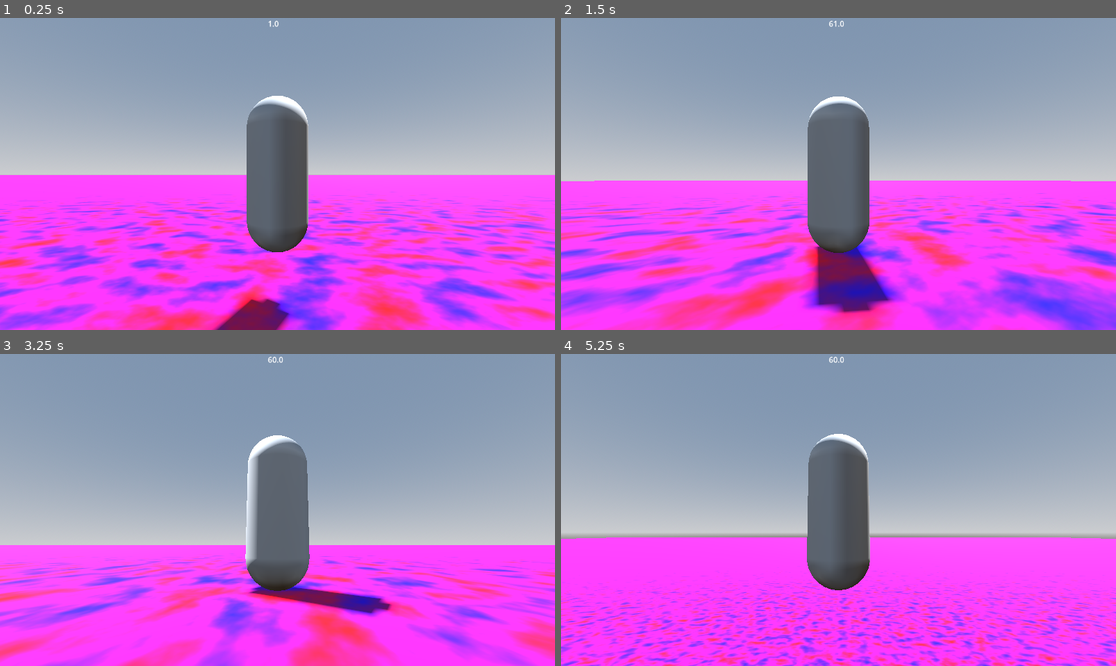
Above: before the commit, frames 1-4 (two rows, left to right).
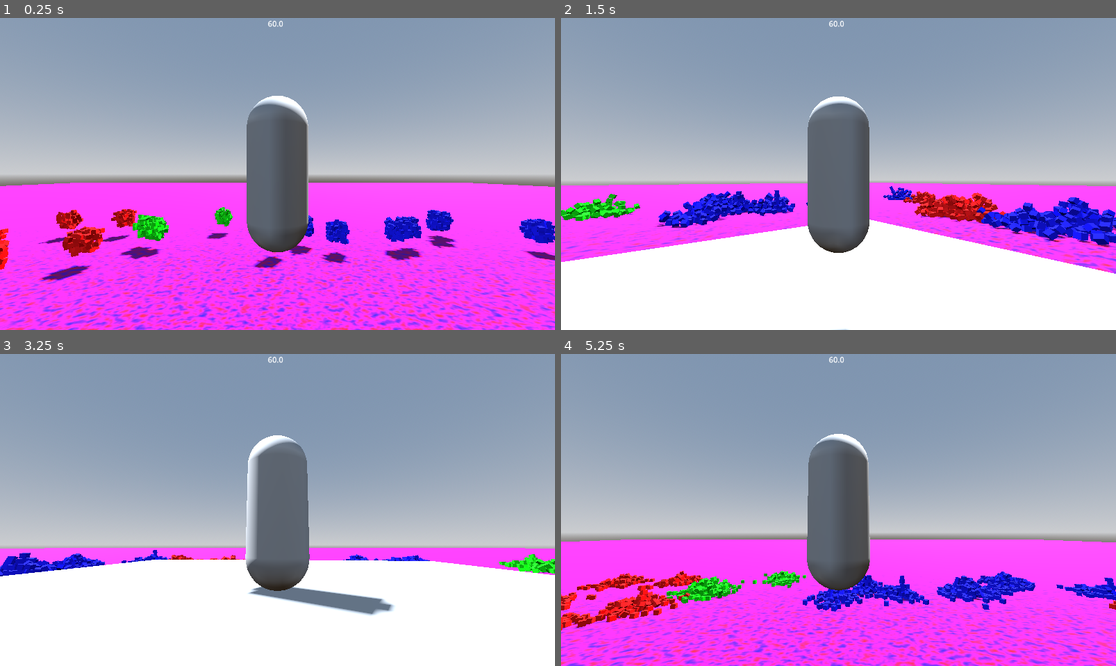
Above: after the commit, the same moments.

Repository: Jagdoggo/Trash-Mtash
Game: Godot game, scene res://world.tscn
Same seed, same stepped clock (60 frames per second), same inputs: the game is played once before the commit and once after it.
Inputs (mouse positions are in pixels of both pictures, inside the frame that each line leads up to):
- Up to frame 1 (0.25 s): no input
- Up to frame 2 (1.5 s): move the mouse to (866, 174) at 0.52 s; hold G (change active group left) from 0.53 s (still down); tap B (build) at 0.6, 1.35 s; tap Space (jump) at 0.77 s; move the mouse to (810, 174) at 1.27 s
- Up to frame 3 (3.25 s): keep holding G (change active group left); tap Space (jump) at 1.52, 3.02 s; move the mouse to (288, 503) at 2.02 s; tap F (build part) at 2.1 s; tap B (build) at 2.3, 3.05 s; tap Enter at 2.75 s; move the mouse to (271, 516) at 2.77 s; tap Y (delete part) at 2.85 s
- Up to frame 4 (5.25 s): keep holding G (change active group left); tap N (reset parent) at 3.5, 4.25 s; move the mouse to (877, 513) at 3.52 s; tap V (drive) at 3.6 s; tap Space (jump) at 3.77, 4.52 s; tap B (build) at 3.8, 4.55 s; move the mouse to (794, 506) at 4.27 s; tap Down (rotate +x) at 4.35 s; move the mouse to (844, 510) at 5.02 s; tap Right (rotate +y) at 5.1 s

The runs differ from the first frame. In frame 1, 28% of the frame differs, in the area x 0-100%, y 0-100%; in frame 2, 37%; in frame 3, 34%; in frame 4, 18%.

Commit message:
Add dynamic chunked world & spawn system
Implement chunk-based loading and procedural trash spawning: refactor world.gd to track player chunk, load/unload chunks around the player, and spawn deterministic piles using a seeded RNG (get_chunk, update_chunks, spawn_chunk, despawn_chunk). Update exported parameters for chunk sizing and pile/trash counts. Add node_3d.tscn as a scene composed of environment, light, ground, sample rigidbodies, and instances of Mtash Man and Builder to exercise the new world logic. Adjust world.tscn to wire the player NodePath, tune spawn parameters, add a Recycling Centre static body, and set initial transforms.

Other changes: set default trash_type_id and force Trash instances to start sleeping in trash.gd; clean up frame_trash.tscn by removing an unused PackedScene ext_resource and using a direct MeshInstance3D; update builder.tscn part_limits values. These changes centralize spawning for performance and predictable content placement across runs.

Diff:
--- a/builder.tscn
+++ b/builder.tscn
@@ -43,7 +43,7 @@
 [node name="Builder" type="Node3D" unique_id=667126995]
 script = ExtResource("1_h1ki1")
 blocks = Array[PackedScene]([ExtResource("3_nebbf"), ExtResource("4_h00wr"), ExtResource("5_ucbhk"), ExtResource("5_gtodl"), ExtResource("6_3uvuy"), ExtResource("7_u3nas"), ExtResource("8_ewt2b"), ExtResource("9_ewt2b")])
-part_limits = Array[int]([0, 0, 0, 0, 0, 0, 0, 0])
+part_limits = Array[int]([4, 2, 2, 0, 1, 0, 0, 0])
 
 [node name="Preview" parent="." unique_id=204736288 instance=ExtResource("2_clihi")]
 
--- a/frame_trash.tscn
+++ b/frame_trash.tscn
@@ -1,7 +1,6 @@
 [gd_scene format=3 uid="uid://bg0x6m674qnxw"]
 
 [ext_resource type="Script" uid="uid://bir5gp237tf4i" path="res://trash.gd" id="1_l5j2p"]
-[ext_resource type="PackedScene" uid="uid://dqaf5c58rafyi" path="res://storage.tscn" id="2_5k538"]
 
 [sub_resource type="BoxShape3D" id="BoxShape3D_a0tk4"]
 size = Vector3(0.5, 0.5, 0.5)
@@ -20,5 +19,5 @@
 [node name="CollisionShape3D" type="CollisionShape3D" parent="." unique_id=478887948]
 shape = SubResource("BoxShape3D_a0tk4")
 
-[node name="MeshInstance3D" parent="." unique_id=1978782143 instance=ExtResource("2_5k538")]
+[node name="MeshInstance3D" type="MeshInstance3D" parent="." unique_id=1978782143]
 mesh = SubResource("BoxMesh_4b83a")
--- /dev/null
+++ b/node_3d.tscn
@@ -0,0 +1,108 @@
+[gd_scene format=3 uid="uid://3x5qaab24r7r"]
+
+[ext_resource type="PackedScene" uid="uid://ckkoffyeupk5j" path="res://mtash_man.tscn" id="1_a202f"]
+[ext_resource type="PackedScene" uid="uid://r86ooiu7b0fl" path="res://builder.tscn" id="2_noarx"]
+
+[sub_resource type="ProceduralSkyMaterial" id="ProceduralSkyMaterial_4xowi"]
+sky_horizon_color = Color(0.66224277, 0.6717428, 0.6867428, 1)
+ground_horizon_color = Color(0.66224277, 0.6717428, 0.6867428, 1)
+
+[sub_resource type="Sky" id="Sky_a202f"]
+sky_material = SubResource("ProceduralSkyMaterial_4xowi")
+
+[sub_resource type="Environment" id="Environment_noarx"]
+background_mode = 2
+sky = SubResource("Sky_a202f")
+tonemap_mode = 2
+
+[sub_resource type="Gradient" id="Gradient_noarx"]
+colors = PackedColorArray(1, 0, 0, 1, 0, 0, 1, 1)
+
+[sub_resource type="FastNoiseLite" id="FastNoiseLite_a0tk4"]
+frequency = 0.0225
+
+[sub_resource type="NoiseTexture2D" id="NoiseTexture2D_r3fl7"]
+width = 1024
+height = 1024
+noise = SubResource("FastNoiseLite_a0tk4")
+color_ramp = SubResource("Gradient_noarx")
+seamless = true
+
+[sub_resource type="StandardMaterial3D" id="StandardMaterial3D_jka67"]
+albedo_texture = SubResource("NoiseTexture2D_r3fl7")
+uv1_scale = Vector3(64, 64, 64)
+
+[sub_resource type="BoxMesh" id="BoxMesh_i5arm"]
+material = SubResource("StandardMaterial3D_jka67")
+size = Vector3(500, 1, 500)
+
+[sub_resource type="BoxShape3D" id="BoxShape3D_wc5p8"]
+size = Vector3(500, 1, 500)
+
+[sub_resource type="BoxMesh" id="BoxMesh_noarx"]
+size = Vector3(0.5, 0.5, 0.5)
+
+[sub_resource type="BoxShape3D" id="BoxShape3D_a0tk4"]
+size = Vector3(0.5, 0.5, 0.5)
+
+[node name="Node3D" type="Node3D" unique_id=1951610600]
+
+[node name="WorldEnvironment" type="WorldEnvironment" parent="." unique_id=1862191061]
+environment = SubResource("Environment_noarx")
+
+[node name="DirectionalLight3D" type="DirectionalLight3D" parent="." unique_id=1796173950]
+transform = Transform3D(-0.8660254, -0.43301278, 0.25, 0, 0.49999997, 0.86602545, -0.50000006, 0.75, -0.43301266, 0, 0, 0)
+light_energy = 0.06
+shadow_enabled = true
+
+[node name="StaticBody3D" type="StaticBody3D" parent="." unique_id=542966281]
+transform = Transform3D(1, 0, 0, 0, 1, 0, 0, 0, 1, 0, -2, 0)
+
+[node name="MeshInstance3D" type="MeshInstance3D" parent="StaticBody3D" unique_id=44807774]
+mesh = SubResource("BoxMesh_i5arm")
+
+[node name="CollisionShape3D" type="CollisionShape3D" parent="StaticBody3D" unique_id=1869685724]
+shape = SubResource("BoxShape3D_wc5p8")
+
+[node name="Mtash Man" parent="." unique_id=120742675 node_paths=PackedStringArray("builder") instance=ExtResource("1_a202f")]
+builder = NodePath("../Builder")
+
+[node name="Builder" parent="." unique_id=667126995 node_paths=PackedStringArray("player") instance=ExtResource("2_noarx")]
+transform = Transform3D(1, 0, 0, 0, 1, 0, 0, 0, 1, 0, 500, 0)
+player = NodePath("../Mtash Man")
+
+[node name="RigidBody3D" type="RigidBody3D" parent="." unique_id=380816508]
+transform = Transform3D(1, 0, 0, 0, 1, 0, 0, 0, 1, 4.685148, 0, -4.046895)
+
+[node name="MeshInstance3D" type="MeshInstance3D" parent="RigidBody3D" unique_id=1439810492]
+mesh = SubResource("BoxMesh_noarx")
+
+[node name="CollisionShape3D" type="CollisionShape3D" parent="RigidBody3D" unique_id=1601525852]
+shape = SubResource("BoxShape3D_a0tk4")
+
+[node name="RigidBody3D2" type="RigidBody3D" parent="." unique_id=1274036124]
+transform = Transform3D(1, 0, 0, 0, 1, 0, 0, 0, 1, -4.6842666, 0, -3.2430406)
+
+[node name="MeshInstance3D" type="MeshInstance3D" parent="RigidBody3D2" unique_id=45614552]
+mesh = SubResource("BoxMesh_noarx")
+
+[node name="CollisionShape3D" type="CollisionShape3D" parent="RigidBody3D2" unique_id=644742253]
+shape = SubResource("BoxShape3D_a0tk4")
+
+[node name="RigidBody3D3" type="RigidBody3D" parent="." unique_id=695334902]
+transform = Transform3D(1, 0, 0, 0, 1, 0, 0, 0, 1, 2.999919, 0, -11.72299)
+
+[node name="MeshInstance3D" type="MeshInstance3D" parent="RigidBody3D3" unique_id=882217468]
+mesh = SubResource("BoxMesh_noarx")
+
+[node name="CollisionShape3D" type="CollisionShape3D" parent="RigidBody3D3" unique_id=543450558]
+shape = SubResource("BoxShape3D_a0tk4")
+
+[node name="RigidBody3D4" type="RigidBody3D" parent="." unique_id=2011575161]
+transform = Transform3D(1, 0, 0, 0, 1, 0, 0, 0, 1, 4.048881, 0, 2.6114426)
+
+[node name="MeshInstance3D" type="MeshInstance3D" parent="RigidBody3D4" unique_id=73668728]
+mesh = SubResource("BoxMesh_noarx")
+
+[node name="CollisionShape3D" type="CollisionShape3D" parent="RigidBody3D4" unique_id=1904953158]
+shape = SubResource("BoxShape3D_a0tk4")
--- a/trash.gd
+++ b/trash.gd
@@ -1,4 +1,7 @@
 extends RigidBody3D
 class_name Trash
 
-@export var trash_type_id : String
+@export var trash_type_id : String = ""
+
+func _ready() -> void:
+	sleeping = true
--- a/world.gd
+++ b/world.gd
@@ -1,20 +1,80 @@
 extends Node3D
 
+@export var player : Node3D
 @export var trash_scenes : Array[PackedScene]
-@export var spawn_size : float = 0
-@export var protect_area : float = 2
-@export var spawn_count : float = 5
+
+@export var chunk_size : float = 5
+@export var load_radius : int = 2
+@export var trash_per_pile : int = 20
+@export var piles_per_chunk : int = 7
+@export var pile_varitation : float = 7.5
+@export var clear_zone_radius : int = 1
+
+var loaded_chunks : Dictionary = {}
+var current_player_chunk : Vector2i = Vector2i(999999, 999999)
 
 func _ready() -> void:
-	for i in range(int(pow(spawn_size,2)*spawn_count)):
-		var randx : float = randf_range(-spawn_size,spawn_size)
-		var randz : float = randf_range(-spawn_size,spawn_size)
-		if abs(randx) < protect_area and abs(randz) < protect_area:
-			continue
-		var trash : Trash = trash_scenes.pick_random().instantiate()
-		trash.position = Vector3(randx,0.7,randz)
-		trash.rotation_degrees = Vector3(0,randf_range(1,360),0)
-		add_child(trash)
+	player.position.x = chunk_size / 2
+	player.position.z = chunk_size / 2
+	$"Recycling Centre".position.x = chunk_size / 2
+	$"Recycling Centre".position.z = chunk_size / 2
+	update_chunks()
 
 func _process(delta: float) -> void:
-	$FPS.text = str(Engine.get_frames_per_second())
+	$FPS.text = str(1/delta)
+	var new_chunk := get_chunk(player.global_position)
+
+	if new_chunk != current_player_chunk:
+		current_player_chunk = new_chunk
+		update_chunks()
+
+func get_chunk(pos: Vector3) -> Vector2i:
+	return Vector2i(
+		floor(pos.x / chunk_size),
+		floor(pos.z / chunk_size)
+	)
+
+func update_chunks() -> void:
+	var center := get_chunk(player.global_position)
+	var required_chunks := {}
+	for x in range(center.x - load_radius, center.x + load_radius + 1):
+		for z in range(center.y - load_radius, center.y + load_radius + 1):
+			var chunk := Vector2i(x, z)
+			required_chunks[chunk] = true
+			if !loaded_chunks.has(chunk):
+				spawn_chunk(chunk)
+	for chunk in loaded_chunks.keys():
+		if !required_chunks.has(chunk):
+			despawn_chunk(chunk)
+
+func spawn_chunk(chunk: Vector2i) -> void:
+	var chunk_root := Node3D.new()
+	chunk_root.name = "Chunk_%d_%d" % [chunk.x, chunk.y]
+	add_child(chunk_root)
+	loaded_chunks[chunk] = chunk_root
+	var rng := RandomNumberGenerator.new()
+	rng.seed = hash(str(chunk.x) + "," + str(chunk.y))
+	var trash_scene : PackedScene = trash_scenes.pick_random()
+	if abs(chunk.x) < clear_zone_radius and abs(chunk.y) < clear_zone_radius:
+		return
+	for pi in range(piles_per_chunk):
+		var pile_local_x := rng.randf_range(0.0, chunk_size)
+		var pile_local_z := rng.randf_range(0.0, chunk_size)
+		for ti in range(trash_per_pile):
+			var trash : Trash = trash_scene.instantiate()
+			var trash_local_x := rng.randf_range(-pile_varitation, pile_varitation)
+			var trash_local_y := rng.randf_range(-pile_varitation, pile_varitation)
+			var trash_local_z := rng.randf_range(-pile_varitation, pile_varitation)
+			trash.position = Vector3(
+				chunk.x * chunk_size + pile_local_x + trash_local_x,
+				pile_varitation + 1 + trash_local_y,
+				chunk.y * chunk_size + pile_local_z + trash_local_z
+			)
+			trash.rotation_degrees.y = rng.randf_range(0.0, 360.0)
+			chunk_root.add_child(trash)
+
+func despawn_chunk(chunk: Vector2i) -> void:
+	if !loaded_chunks.has(chunk):
+		return
+	loaded_chunks[chunk].queue_free()
+	loaded_chunks.erase(chunk)
--- a/world.tscn
+++ b/world.tscn
@@ -43,9 +43,21 @@
 [sub_resource type="BoxShape3D" id="BoxShape3D_wc5p8"]
 size = Vector3(500, 1, 500)
 
-[node name="World" type="Node3D" unique_id=1951610600]
+[sub_resource type="BoxMesh" id="BoxMesh_dwbse"]
+size = Vector3(7.5, 3, 7.5)
+
+[sub_resource type="BoxShape3D" id="BoxShape3D_pkg7o"]
+size = Vector3(7.5, 3, 7.5)
+
+[node name="World" type="Node3D" unique_id=1951610600 node_paths=PackedStringArray("player")]
 script = ExtResource("1_dwbse")
+player = NodePath("Mtash Man")
 trash_scenes = Array[PackedScene]([ExtResource("2_pkg7o"), ExtResource("3_gbfbk"), ExtResource("4_ioo17")])
+chunk_size = 15.0
+trash_per_pile = 80
+piles_per_chunk = 3
+pile_varitation = 1.0
+clear_zone_radius = 2
 
 [node name="WorldEnvironment" type="WorldEnvironment" parent="." unique_id=1862191061]
 environment = SubResource("Environment_noarx")
@@ -65,6 +77,7 @@
 shape = SubResource("BoxShape3D_wc5p8")
 
 [node name="Mtash Man" parent="." unique_id=120742675 node_paths=PackedStringArray("builder") instance=ExtResource("5_wse8f")]
+transform = Transform3D(1, 0, 0, 0, 1, 0, 0, 0, 1, 0, 10, 0)
 builder = NodePath("../Builder")
 
 [node name="Builder" parent="." unique_id=667126995 node_paths=PackedStringArray("player") instance=ExtResource("6_ic0uy")]
@@ -80,3 +93,11 @@
 offset_bottom = 23.0
 grow_horizontal = 2
 metadata/_edit_use_anchors_ = true
+
+[node name="Recycling Centre" type="StaticBody3D" parent="." unique_id=836046279]
+
+[node name="MeshInstance3D" type="MeshInstance3D" parent="Recycling Centre" unique_id=514145725]
+mesh = SubResource("BoxMesh_dwbse")
+
+[node name="CollisionShape3D" type="CollisionShape3D" parent="Recycling Centre" unique_id=1004852465]
+shape = SubResource("BoxShape3D_pkg7o")
